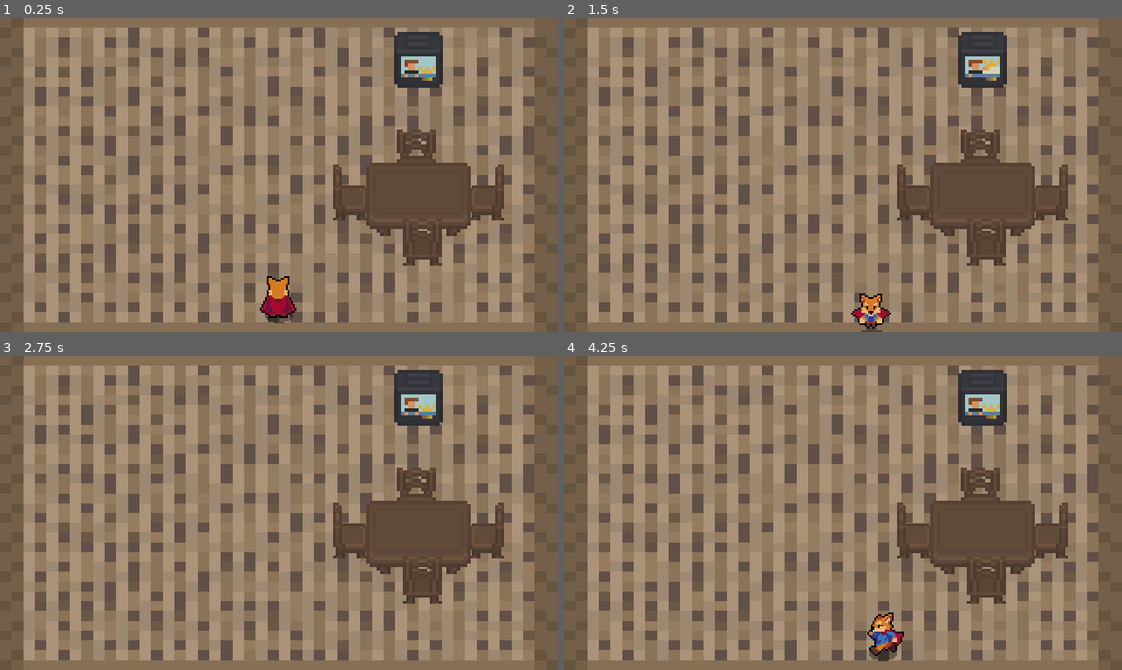
Above: before the commit, frames 1-4 (two rows, left to right).
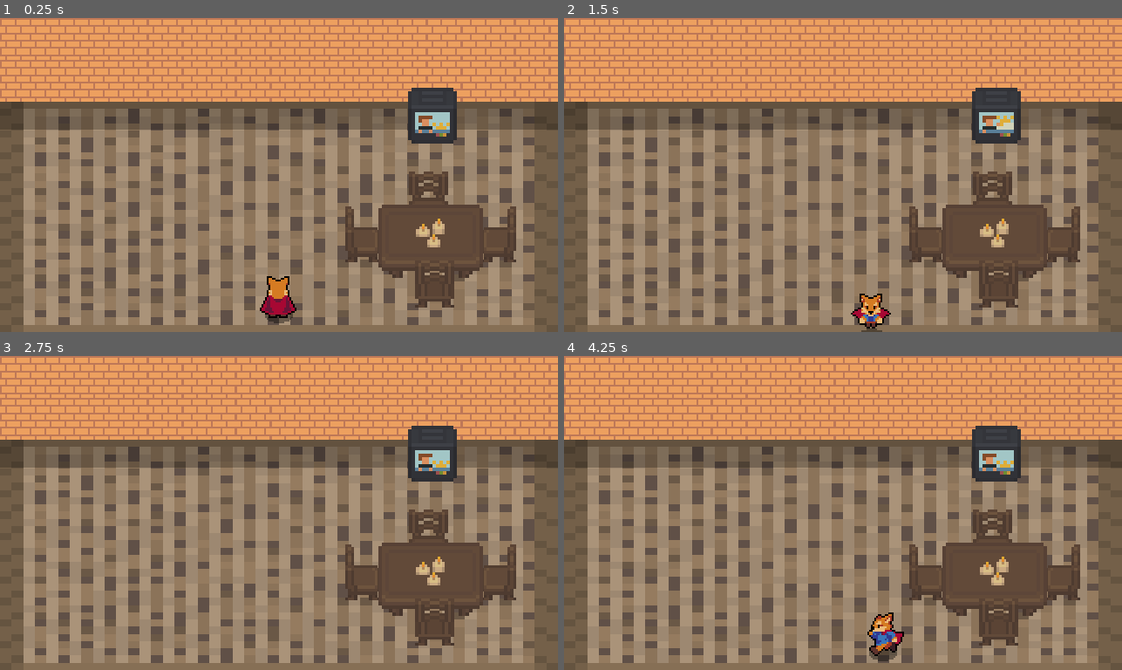
Above: after the commit, the same moments.

Repository: Jonak-Adipta-Kalita/JAK-Ultimate-Adventure-Game
Game: Godot game, scene res://Buildings/Interriors/PlayerHouseInterrior.tscn
Two runs of this game, one before a commit and one after it. Both use one fixed random seed, a clock stepped at 60 frames per second and the inputs below. This scene is started directly instead of the project's main scene. Sound files missing from this copy of the repository are replaced by a short silence.
Inputs:
- Up to frame 1 (0.25 s): no input
- Up to frame 2 (1.5 s): hold Right (ui_right) 0.53-1.28 s; tap J (attack) at 0.6 s; tap Space (ui_select) at 0.77 s; hold Down (ui_down) from 1.28 s (still down); tap K (roll) at 1.35 s
- Up to frame 3 (2.75 s): tap Space (ui_select) at 1.52 s; release Down (ui_down) at 2.03 s; hold Right (ui_right) from 2.03 s (still down); tap J (attack) at 2.1 s
- Up to frame 4 (4.25 s): release Right (ui_right) at 2.78 s; hold Up (ui_up) 2.78-3.53 s; tap K (roll) at 2.85 s; tap Space (ui_select) at 3.02, 3.77 s; hold Left (ui_left) from 3.53 s (still down); tap J (attack) at 3.6 s

The runs differ from the first frame. In frame 1, 53% of the frame differs, in the area x 0-100%, y 0-98%; in frame 2, 53%; in frame 3, 54%; in frame 4, 54%.

Commit message:
looks more like a room now...

Diff:
--- /dev/null
+++ b/Buildings/Interriors/Objects/Candles.tscn
@@ -0,0 +1,16 @@
+[gd_scene load_steps=3 format=2]
+
+[ext_resource path="res://Buildings/Interriors/Objects/Candle.png" type="Texture" id=1]
+
+[sub_resource type="RectangleShape2D" id=1]
+extents = Vector2( 5.5, 5.5 )
+
+[node name="Candles" type="StaticBody2D"]
+
+[node name="Sprite" type="Sprite" parent="."]
+scale = Vector2( 1.5, 1.5 )
+texture = ExtResource( 1 )
+
+[node name="CollisionShape2D" type="CollisionShape2D" parent="."]
+scale = Vector2( 1.5, 1.5 )
+shape = SubResource( 1 )
--- a/Buildings/Interriors/PlayerHouseInterrior.tscn
+++ b/Buildings/Interriors/PlayerHouseInterrior.tscn
@@ -6,34 +6,51 @@
 [ext_resource path="res://Buildings/Interriors/Objects/ChairY.tscn" type="PackedScene" id=4]
 [ext_resource path="res://Buildings/Interriors/Objects/BigTable.tscn" type="PackedScene" id=5]
 [ext_resource path="res://Buildings/Interriors/Objects/ChairX.tscn" type="PackedScene" id=6]
+[ext_resource path="res://Buildings/Interriors/Objects/Candles.tscn" type="PackedScene" id=7]
+[ext_resource path="res://Tiles/WallTile.png" type="Texture" id=8]
 
 [node name="PlayerHouseInterrior" instance=ExtResource( 1 )]
 
-[node name="Floor" parent="YSort" index="0" instance=ExtResource( 2 )]
-position = Vector2( -3.8147e-06, -3.8147e-06 )
+[node name="WallTile" type="Sprite" parent="YSort" index="0"]
+position = Vector2( 160, 24 )
+scale = Vector2( 1.05263, 1.04348 )
+texture = ExtResource( 8 )
+region_enabled = true
+region_rect = Rect2( 0, 0, 304, 46 )
 
-[node name="TV" parent="YSort" index="2" instance=ExtResource( 3 )]
-position = Vector2( 240, 24 )
+[node name="Floor" parent="YSort" index="1" instance=ExtResource( 2 )]
+position = Vector2( -3.8147e-06, 48 )
+scale = Vector2( 6.66667, 4.125 )
 
-[node name="BigTable" parent="YSort" index="3" instance=ExtResource( 5 )]
-position = Vector2( 240, 104 )
+[node name="ColorRect" type="ColorRect" parent="YSort" index="2"]
+self_modulate = Color( 1, 1, 1, 0.262745 )
+margin_top = 48.0
+margin_right = 320.0
+margin_bottom = 64.0
+color = Color( 0, 0, 0, 1 )
 
-[node name="Chairs" type="YSort" parent="YSort" index="4"]
+[node name="TV" parent="YSort" index="4" instance=ExtResource( 3 )]
+position = Vector2( 248, 56 )
+
+[node name="BigTable" parent="YSort" index="5" instance=ExtResource( 5 )]
+position = Vector2( 247, 128 )
+
+[node name="Chairs" type="YSort" parent="YSort" index="6"]
 
 [node name="ChairX" parent="YSort/Chairs" index="0" instance=ExtResource( 6 )]
-position = Vector2( 201, 100 )
+position = Vector2( 208, 124 )
 
 [node name="ChairX2" parent="YSort/Chairs" index="1" instance=ExtResource( 6 )]
-position = Vector2( 279, 100 )
+position = Vector2( 286, 124 )
 
 [node name="Sprite" parent="YSort/Chairs/ChairX2" index="0"]
 frame = 2
 
 [node name="ChairY" parent="YSort/Chairs" index="2" instance=ExtResource( 4 )]
-position = Vector2( 239, 80 )
+position = Vector2( 246, 104 )
 
 [node name="ChairY2" parent="YSort/Chairs" index="3" instance=ExtResource( 4 )]
-position = Vector2( 242, 126 )
+position = Vector2( 249, 150 )
 
 [node name="Sprite" parent="YSort/Chairs/ChairY2" index="0"]
 frame = 3
@@ -41,5 +58,11 @@
 [node name="CollisionShape2D" parent="YSort/Chairs/ChairY2" index="1"]
 position = Vector2( 0.2, 2.5 )
 
+[node name="NoYSort" type="Node2D" parent="." index="1"]
+position = Vector2( -282, -254 )
+
+[node name="Candles" parent="NoYSort" index="0" instance=ExtResource( 7 )]
+position = Vector2( 529, 377 )
+
 [editable path="YSort/Chairs/ChairX2"]
 [editable path="YSort/Chairs/ChairY2"]
Not shown: 1 places in Buildings/Interriors/PlayerHouseInterrior.tscn that only renumber resources
Binary file added: Tiles/WallTile.png
Not shown, added: Tiles/WallTile.png.import
